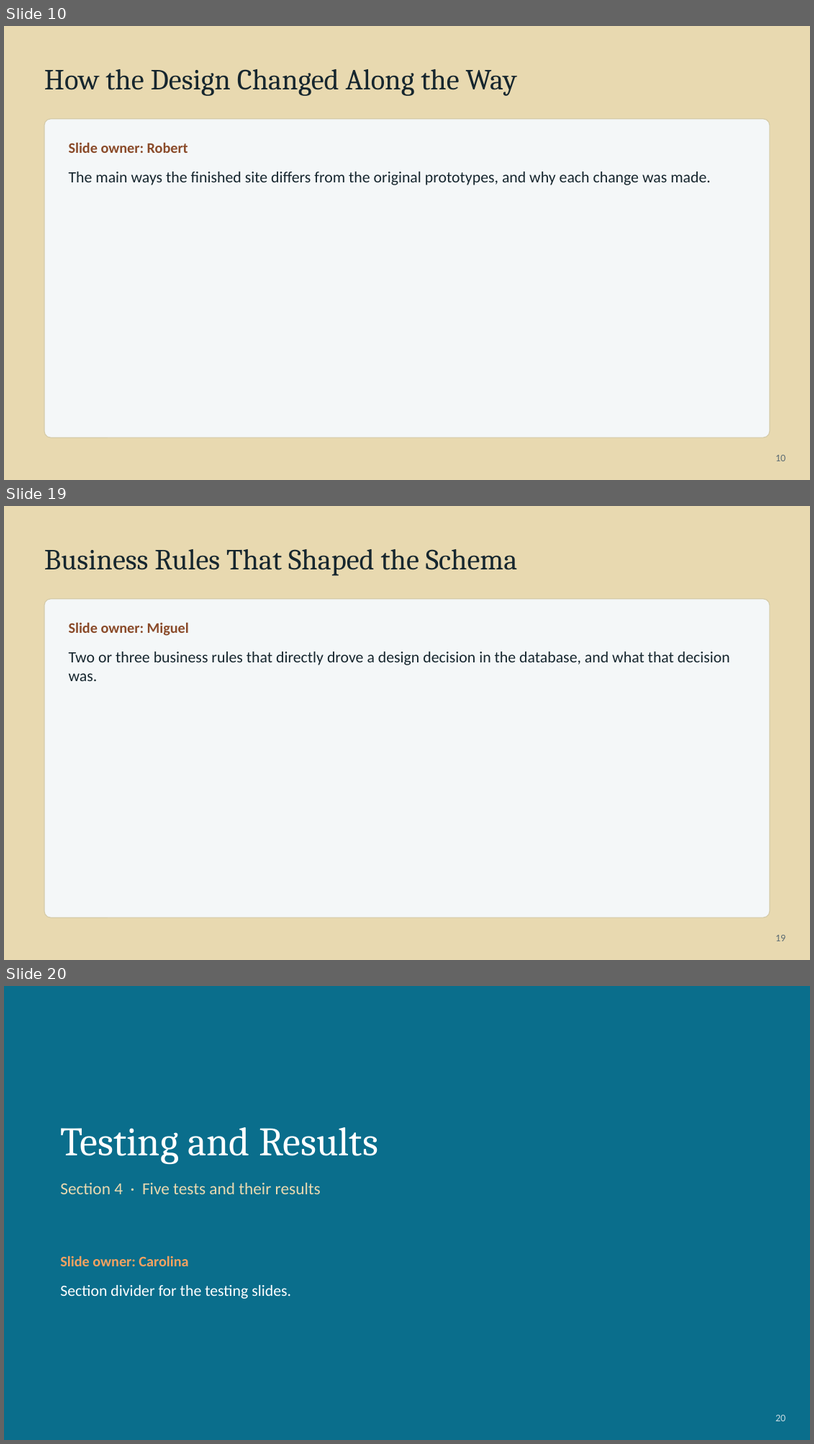
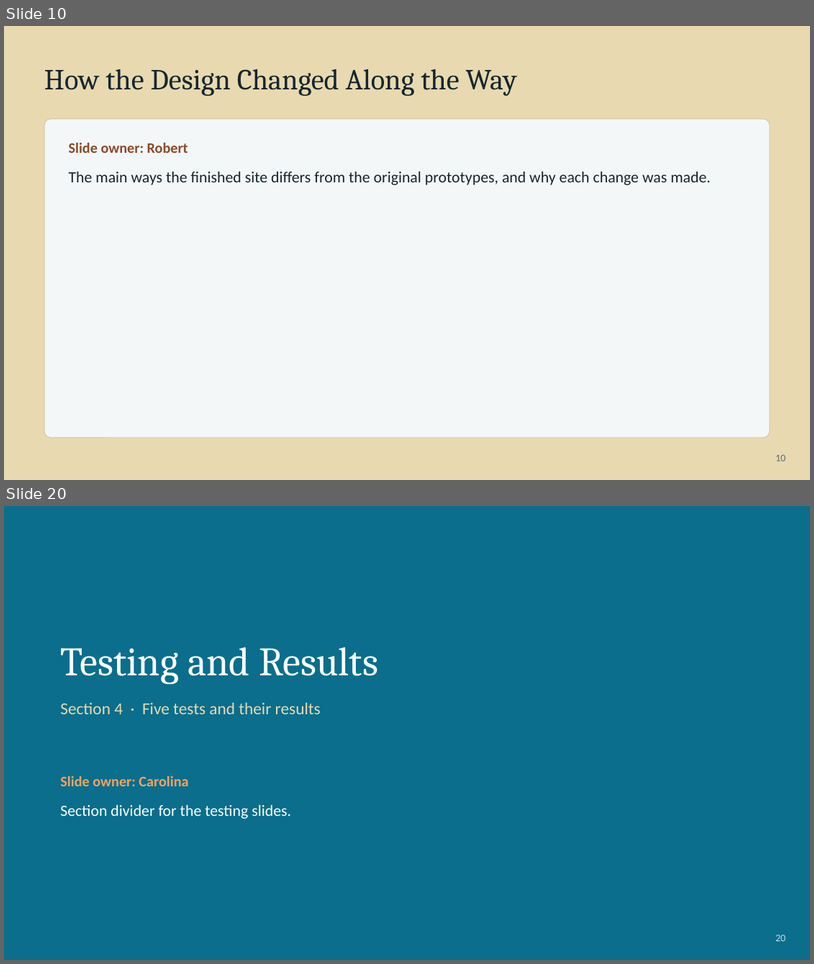
Before and after one commit to BobbyJoeCool/csd460-blueteam, a slide deck: Class_Information/Module-10/Presentation/QA-Presentation-Fernandez.pptx. Shown one above the other, each under a label of ours: slides 10, 19 and 20 before the commit, slides 10 and 20 after it; the slides between them are not shown. The pictures are 814x1444 and 814x964 pixels, drawn with LibreOffice and Linux fonts; fonts in the diff are those of the drawing. Boxes give left, top, right and bottom in pixels: in the first picture for what was removed or moved away, otherwise in the second. Text is boxed around its words. In the diff, an @@ line names an element or a change of style, - is before the commit and + after.

```diff
--- a/Class_Information/Module-10/Presentation/QA-Presentation-Fernandez.pptx
+++ b/Class_Information/Module-10/Presentation/QA-Presentation-Fernandez.pptx
@@ slide 19 removed at bbox=[4, 506, 810, 960], background #E8D9B0 @@
@@ text removed at bbox=[44, 549, 517, 576] @@
-Business Rules That Shaped the Schema
@@ rounded rectangle removed at bbox=[44, 599, 770, 917] @@
@@ text removed at bbox=[69, 622, 730, 681] @@
-Slide owner: Miguel
-Two or three business rules that directly drove a design decision in the database, and what that decision was.
@@ text removed at bbox=[776, 934, 786, 941] @@
-19
```
Also in this commit, not shown: 2 slides changed, 9 slides added, 8 other slides removed.
